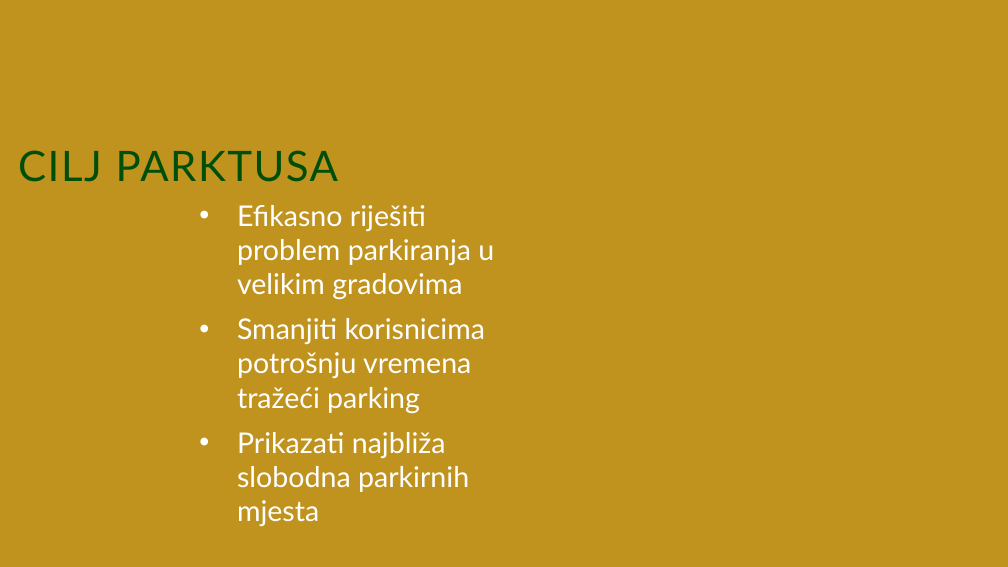
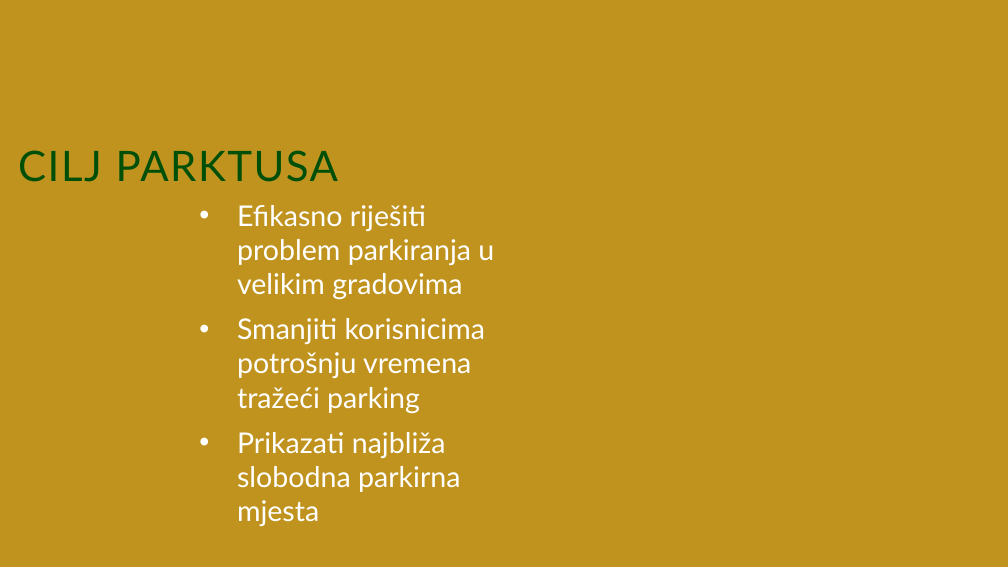
Before and after one commit to Njamic-27/kaktusi, a slide deck: slide 4 of PARKTUS.pptx. Drawn at 1008x567 pixels with LibreOffice and Linux fonts; fonts in the diff are those of the drawing; background and template pictures are left out. Boxes give left, top, right and bottom in pixels: in the first picture for what was removed or moved away, otherwise in the second. Text is boxed around its words. In the diff, an @@ line names an element or a change of style, - is before the commit and + after.

```diff
--- a/PARKTUS.pptx
+++ b/PARKTUS.pptx
@@ text at (237, 432, 461, 526): text changed @@
-• Prikazati najbliža slobodna parkirnih mjesta
+• Prikazati najbliža slobodna parkirna mjesta
```
Also in this commit, not shown: 6 other slides changed, 1 slide removed.
